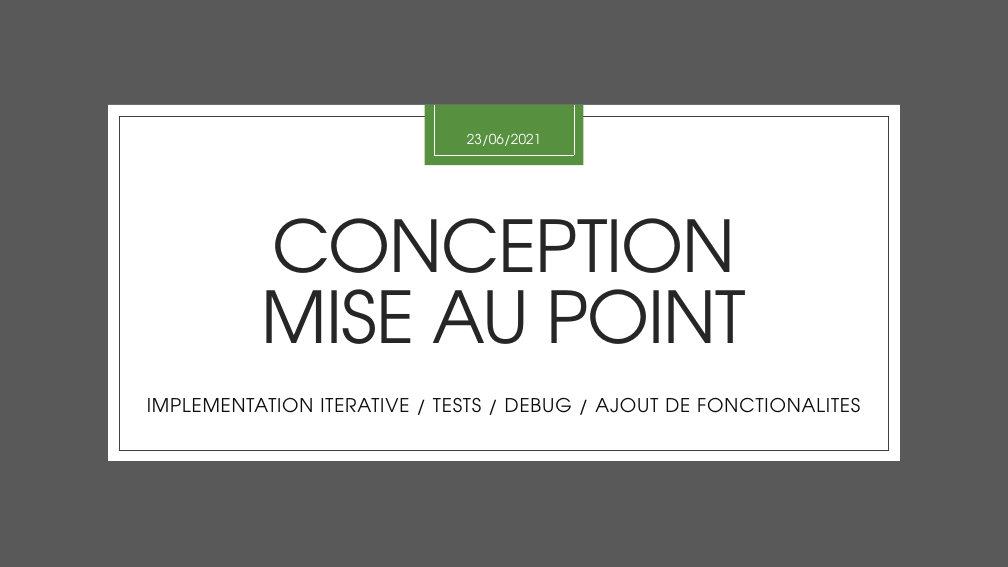
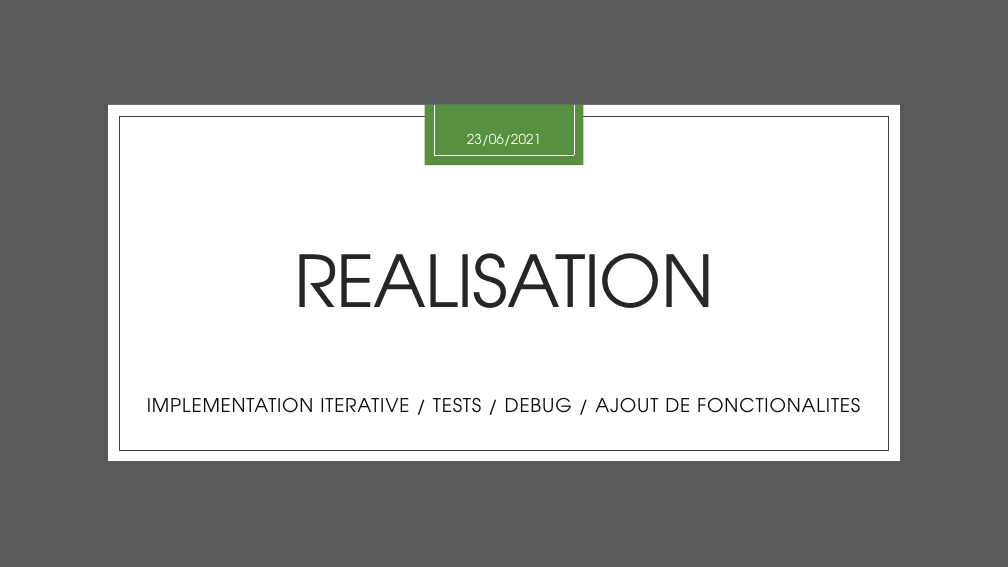
Before and after one commit to aiekick/ProjectStationMeteo, a slide deck: slide 20 of doc/StationMeteo_Soutenance_Stephane.pptx (slide 25 before the commit). Drawn at 1008x567 pixels with LibreOffice and Linux fonts; fonts in the diff are those of the drawing. Boxes give left, top, right and bottom in pixels: in the first picture for what was removed or moved away, otherwise in the second. Text is boxed around its words. In the diff, an @@ line names an element or a change of style, - is before the commit and + after.

```diff
--- a/doc/StationMeteo_Soutenance_Stephane.pptx
+++ b/doc/StationMeteo_Soutenance_Stephane.pptx
@@ title at bbox=[294, 253, 714, 308]: text changed @@
-CONCEPTION
-MISE AU POINT
+REALISATION
```
Also in this commit, not shown: 8 other slides changed, 5 slides removed.
